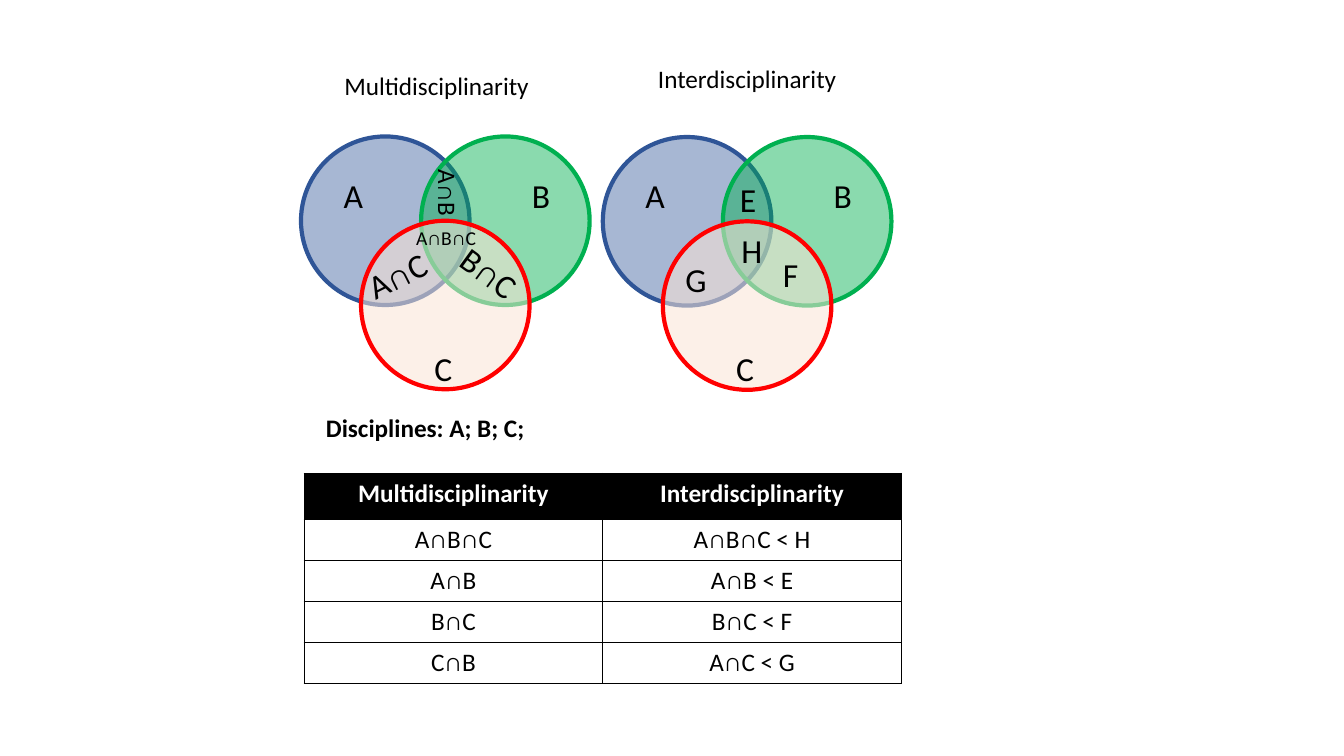
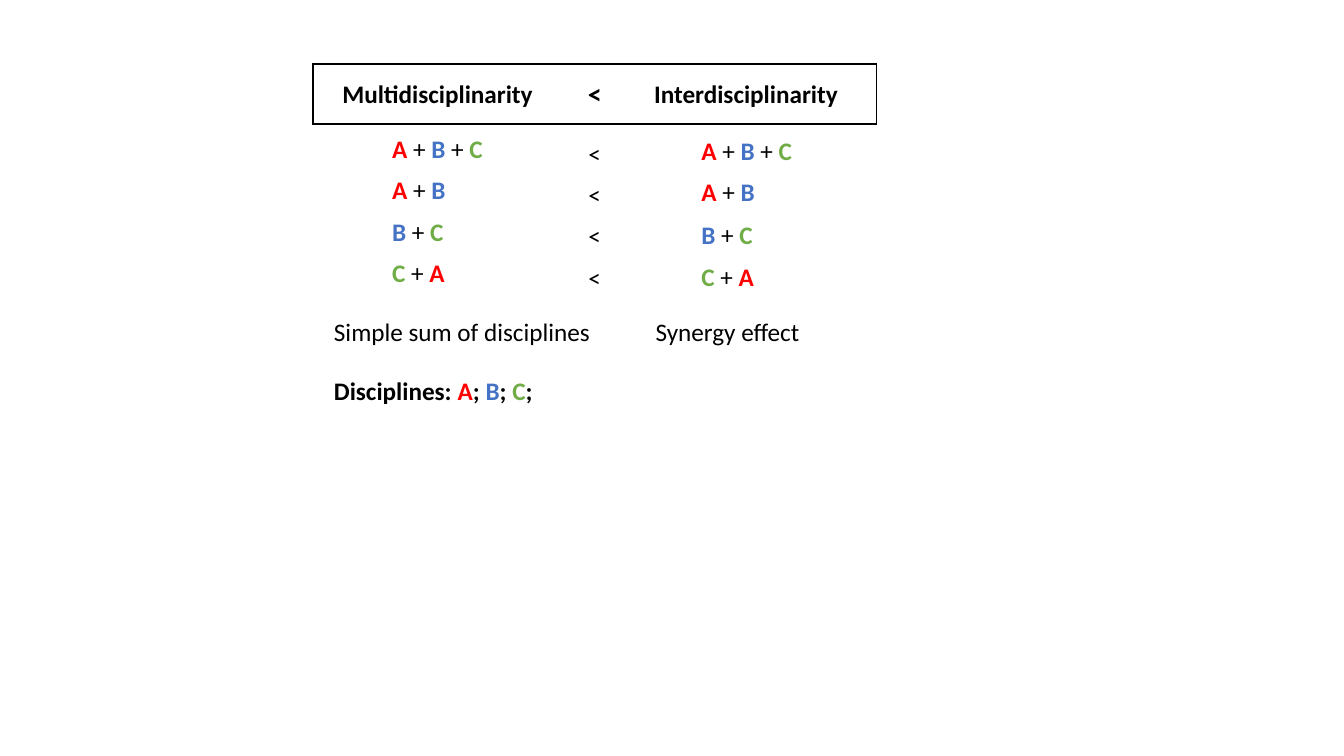
Before and after one commit to UrszulaCzerwinska/UCzPhDThesis, a slide deck: slide 1 of figures-ext/multidisc.pptx. Drawn at 1344x756 pixels with LibreOffice and Linux fonts; fonts in the diff are those of the drawing. Boxes give left, top, right and bottom in pixels: in the first picture for what was removed or moved away, otherwise in the second. Text is boxed around its words. In the diff, an @@ line names an element or a change of style, - is before the commit and + after.

```diff
--- a/figures-ext/multidisc.pptx
+++ b/figures-ext/multidisc.pptx
@@ rectangle added at bbox=[314, 64, 877, 124], outline #000000 1 pt @@
@@ text "Multidisciplinarity": place and size @@
-text "Multidisciplinarity" at bbox=[344, 77, 528, 99]
+text "Multidisciplinarity" at bbox=[342, 85, 532, 107]
@@ text "Multidisciplinarity" at bbox=[342, 85, 532, 107]: bold on @@
@@ text added at bbox=[578, 72, 612, 116], 20 pt, text #000000, bold @@
+<
@@ text "Interdisciplinarity" at bbox=[654, 85, 838, 107]: bold on @@
@@ text "Interdisciplinarity": place and size @@
-text "Interdisciplinarity" at bbox=[658, 70, 836, 92]
+text "Interdisciplinarity" at bbox=[654, 85, 838, 107]
@@ text at bbox=[392, 141, 482, 158]: text changed; size 14 to 18 pt; bold on @@
-A∩B∩C
+A + B + C
@@ text "A + B + C" at bbox=[701, 143, 792, 160]: rotation 333 to 0 degrees @@
@@ text at bbox=[701, 143, 792, 160]: text changed; size 24 to 18 pt; bold on @@
-A∩C
+A + B + C
@@ text "A + B" at bbox=[392, 182, 445, 199]: rotation 90 to 0 degrees @@
@@ text at bbox=[392, 182, 445, 199]: text changed; text colour #000000 to #FF0000; bold on @@
-A∩B
+A + B
@@ group removed at bbox=[301, 136, 590, 389]: 3 ellipses, 2 texts @@
-A
-B
@@ text at bbox=[701, 184, 755, 201]: text changed; size 24 to 18 pt; text colour #000000 to #FF0000; bold on @@
-A
+A + B
@@ text "B + C" at bbox=[392, 224, 443, 241]: rotation 36 to 0 degrees @@
@@ text at bbox=[392, 224, 443, 241]: text changed; size 24 to 18 pt; text colour #000000 to #4472C4; bold on @@
-B∩C
+B + C
@@ text at bbox=[701, 227, 752, 244]: text changed; size 24 to 18 pt; text colour #000000 to #4472C4; bold on @@
-B
+B + C
@@ text at bbox=[392, 265, 444, 282]: text changed; size 24 to 18 pt; text colour #000000 to #70AD47; bold on @@
-C
+C + A
@@ group added at bbox=[579, 133, 612, 297]: 4 texts @@
+<
+<
+<
+<
@@ text at bbox=[701, 269, 754, 286]: text changed; size 24 to 18 pt; text colour #000000 to #70AD47; bold on @@
-C
+C + A
@@ group removed at bbox=[603, 137, 891, 390]: 4 texts, 3 ellipses @@
-E
-H
-G
-F
@@ text added at bbox=[334, 323, 590, 345], 18 pt, text #000000 @@
+Simple sum of disciplines
@@ text added at bbox=[656, 323, 799, 346], 18 pt, text #000000 @@
+Synergy effect
@@ text "Disciplines: A; B; C;": place and size @@
-text "Disciplines: A; B; C;" at bbox=[326, 419, 524, 441]
+text "Disciplines: A; B; C;" at bbox=[334, 382, 532, 404]
@@ text "Disciplines: A; B; C;" at bbox=[334, 382, 532, 404]: text colour #000000 to #FF0000 in "A;"; text colour #000000 to #4472C4 in "B;"; text colour #000000 to #70AD47 in "C;" @@
@@ table removed at bbox=[304, 474, 901, 684], 5 rows, 2 columns @@
-Multidisciplinarity | Interdisciplinarity
-A∩B∩C | A∩B∩C < H
-A∩B | A∩B < E
-B∩C | B∩C < F
-C∩B | A∩C < G
```
Also in this commit, not shown: 31 other files.
